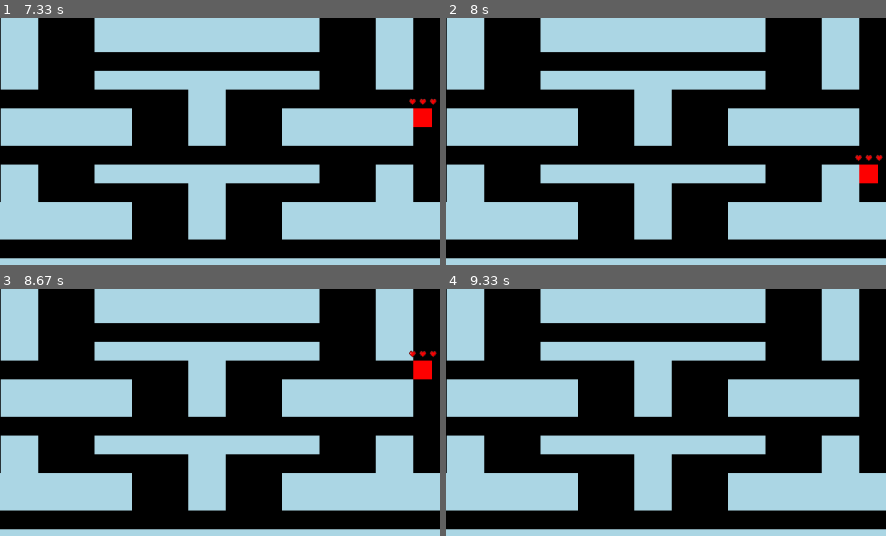
Above: before the commit, frames 1-4 (two rows, left to right).
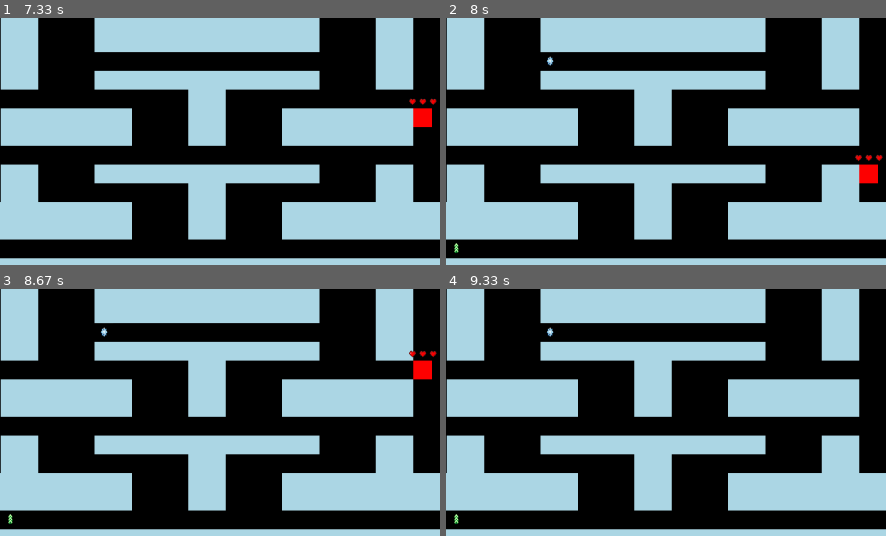
Above: after the commit, the same moments.

Repository: prferrer/DSA-Pygame
Game: pygame game, started from Main.py
Two runs of this game, one before a commit and one after it. Both use one fixed random seed, a clock stepped at 60 frames per second and the inputs below.
Inputs:
- Up to frame 1 (7.33 s): hold W 0.33-0.8 s; hold Right 0.33-0.8 s; hold Up 1.33-1.8 s; hold Left 2.33-2.87 s; hold Left 3.23-3.63 s; hold Up 3.67-4.03 s; hold Down 4.73-5.1 s; hold Left 5.13-5.6 s; hold Right 5.63-6.1 s; hold Up 6.13-6.43 s; hold Left from 6.97 s (still down)
- Up to frame 2 (8 s): release Left at 7.5 s; hold Down 7.53-7.83 s
- Up to frame 3 (8.67 s): hold Up from 8.3 s (still down)
- Up to frame 4 (9.33 s): release Up at 8.67 s; hold Right from 8.7 s (still down); hold D from 8.7 s (still down)
The pictures show only the part of the screen within x 26-76%, y 50-100%; the shares and areas given below are measured in that part.

Frame 1 is identical in both runs. In frame 2, less than 0.1% of the frame differs, in the area x 1-25%, y 15-96%; in frame 3, less than 0.1%; in frame 4, less than 0.1%.

Commit message:
Added new powerup images and updated game logic

Diff:
--- a/Main.py
+++ b/Main.py
@@ -14,7 +14,8 @@
 gun_ammo = 0
 MAX_AMMO =  8
 move_delay = 100
-last_move_time = 0
+last_move_p1 = 0
+last_move_p2 = 0
 player1_hp = 3
 player2_hp = 3
 game_state = "playing"
@@ -25,6 +26,25 @@
 game_start_time = pygame.time.get_ticks()
 gun_respawn_time = None
 GUN_RESPAWN_DELAY = 3000
+
+#powerups (tanggalin kung ayaw)
+green_powerup = None
+blue_powerup = None
+green_spawn_time = pygame.time.get_ticks() + random.randint(5000, 15000)
+blue_spawn_time = pygame.time.get_ticks() + random.randint(5000, 15000)
+green_despawn_time = None
+blue_despawn_time = None
+POWERUP_DESPAWN = 15000
+POWERUP_RESPAWN = 10000
+speed_boost_p1 = None
+speed_boost_p2 = None
+slow_p1 = None
+slow_p2 = None
+SPEED_BOOST_DURATION = 2000
+SLOW_DURATION = 2000
+NORMAL_MOVE_DELAY = 100
+FAST_MOVE_DELAY = 50
+SLOW_MOVE_DELAY = 200
 
 #Available Colors
 WHITE = (255, 255, 255)
@@ -423,15 +443,111 @@
         "distance": 0
     })
 
+def spawn_powerup(powerup_type):
+    def distance(ax, ay, bx, by):
+        return abs(ax - bx) + abs(ay - by)
+
+    FAIRNESS_TRESHOLD = 10
+    attempts = 0
+
+    while True:
+        x = random.randint(0, MAP_COLS - 1)
+        y = random.randint(0, MAP_ROWS - 1)
+
+        if is_safe_tile(x, y):
+            dist_p1 = distance(x, y, player1[0], player1[1])
+            dist_p2 = distance(x, y, player2[0], player2[1])
+
+            if abs(dist_p1 - dist_p2) <= FAIRNESS_TRESHOLD or attempts > 200:
+                return [x, y]
+
+        attempts += 1
+
+def draw_powerups():
+    powerup_size = TILE_SIZE // 2
+
+    if green_powerup is not None:
+        screen.blit(speedboost_image, (
+                offset_x + green_powerup[0] * TILE_SIZE,
+                offset_y+ green_powerup[1] * TILE_SIZE
+            ))
+
+    if blue_powerup is not None:
+        screen.blit(slowdown_image, (
+                offset_x + blue_powerup[0] * TILE_SIZE,
+                offset_y+ blue_powerup[1] * TILE_SIZE
+            ))
+
+def update_powerups():
+    global green_powerup, blue_powerup, green_despawn_time, blue_despawn_time, green_spawn_time, blue_spawn_time
+    global speed_boost_p1, speed_boost_p2, slow_p1, slow_p2
+
+    now = pygame.time.get_ticks()
+
+    if green_powerup is None and now >= green_spawn_time:
+        green_powerup = spawn_powerup("green")
+        green_despawn_time = now + POWERUP_DESPAWN
+
+    if green_powerup is not None and green_despawn_time and now >= green_despawn_time:
+        green_powerup = None
+        green_spawn_time = now + POWERUP_RESPAWN
+
+    if blue_powerup is None and now >= blue_spawn_time:
+        blue_powerup = spawn_powerup("blue")
+        blue_despawn_time = now + POWERUP_DESPAWN
+
+    if blue_powerup is not None and blue_despawn_time and now >= blue_despawn_time:
+        blue_powerup = None
+        blue_spawn_time = now + POWERUP_RESPAWN
+
+    if green_powerup is not None:
+        if player1 == green_powerup:
+            speed_boost_p1 = now + SPEED_BOOST_DURATION
+            green_powerup = None
+            green_despawn_time = None
+            green_spawn_time = now + POWERUP_RESPAWN
+        elif player2 == green_powerup:
+            speed_boost_p2 = now + SPEED_BOOST_DURATION
+            green_powerup = None
+            green_despawn_time = None
+            green_spawn_time = now + POWERUP_RESPAWN
+
+    if blue_powerup is not None:
+        if player1 == blue_powerup:
+            slow_p2 = now + SLOW_DURATION
+            blue_powerup = None
+            blue_despawn_time = None
+            blue_spawn_time = now + POWERUP_RESPAWN
+        elif player2 == blue_powerup:
+            slow_p1 = now + SLOW_DURATION
+            blue_powerup = None
+            blue_despawn_time = None
+            blue_spawn_time = now + POWERUP_RESPAWN
+
+    if speed_boost_p1 and now >= speed_boost_p1:
+        speed_boost_p1 = None
+    if speed_boost_p2 and now >= speed_boost_p2:
+        speed_boost_p2 = None
+    if slow_p1 and now >= slow_p1:
+        slow_p1 = None
+    if slow_p2 and now >= slow_p2:
+        slow_p2 = None
+
 #Resets All Variables
 def reset_game():
     global game_state, winner_text, gun_owner, gun_ammo, gun_timer, gun_respawn_time
     global player1_hp, player2_hp, game_start_time, zone_radius
+    global green_powerup, blue_powerup, green_spawn_time, blue_spawn_time
+    global green_despawn_time, blue_despawn_time
+    global speed_boost_p1, speed_boost_p2, slow_p1, slow_p2
+    global last_move_p1, last_move_p2
 
     player1[:] = [2, 2]
     player2[:] = [45, 24]
     player1_hp = 3
     player2_hp = 3
+    last_move_p1 = 0
+    last_move_p2 = 0
     gun_owner = None
     gun_ammo = 0
     gun_timer = 0
@@ -440,10 +556,27 @@
     winner_text = ""
     game_start_time = pygame.time.get_ticks()
     zone_radius = max_radius
+    green_powerup = None
+    blue_powerup = None
+    green_spawn_time = pygame.time.get_ticks() + random.randint(5000, 15000)
+    blue_spawn_time = pygame.time.get_ticks() + random.randint(5000, 15000)
+    green_despawn_time = None
+    blue_despawn_time = None
+    speed_boost_p1 = None
+    speed_boost_p2 = None
+    slow_p1 = None
+    slow_p2 = None
     spawn_gun()
+
 
 heart_image = pygame.image.load ("hearts.png")
 heart_image = pygame.transform.scale(heart_image, (20, 20))
+
+speedboost_image = pygame.image.load("speedboost.png")
+speedboost_image = pygame.transform.scale(speedboost_image, (TILE_SIZE, TILE_SIZE))
+
+slowdown_image = pygame.image.load("slowdown.png")
+slowdown_image = pygame.transform.scale(slowdown_image, (TILE_SIZE, TILE_SIZE))
 
 #game loopppp
 while True:
@@ -487,7 +620,22 @@
     #player movement
     #Player 1 (WASD)
         current_time = pygame.time.get_ticks()
-        if current_time - last_move_time >= move_delay:
+
+        if slow_p1:
+            p1_delay = SLOW_MOVE_DELAY
+        elif speed_boost_p1:
+            p1_delay = FAST_MOVE_DELAY
+        else:
+            p1_delay = NORMAL_MOVE_DELAY
+
+        if slow_p2:
+            p2_delay = SLOW_MOVE_DELAY
+        elif speed_boost_p2:
+            p2_delay = FAST_MOVE_DELAY
+        else:
+            p2_delay = NORMAL_MOVE_DELAY
+
+        if current_time - last_move_p1 >= p1_delay:
             if keys[pygame.K_w]:
                 move (player1, 0, -1, player1_dir)
             if keys[pygame.K_s]:
@@ -496,8 +644,10 @@
                 move (player1, -1, 0, player1_dir)
             if keys[pygame.K_d]:
                 move (player1, 1, 0, player1_dir)
+            last_move_p1 = current_time
 
     #Player 2 (Arrows)
+        if current_time - last_move_p2 >= p2_delay:
             if keys[pygame.K_UP]:
                 move (player2, 0, -1, player2_dir)
             if keys[pygame.K_DOWN]:
@@ -506,8 +656,7 @@
                 move (player2, -1, 0, player2_dir)
             if keys[pygame.K_RIGHT]:
                 move (player2, 1, 0, player2_dir)
-
-            last_move_time = current_time
+            last_move_p2 = current_time
 
     #gun usage conditions
         if gun_pos is not None:
@@ -525,6 +674,8 @@
         draw_map()
         draw_players()
         draw_gun()
+        update_powerups()
+        draw_powerups()
 
     btn_rects = None
 
Binary file added: slowdown.png
Binary file added: speedboost.png
Not shown, added: snow.avif
